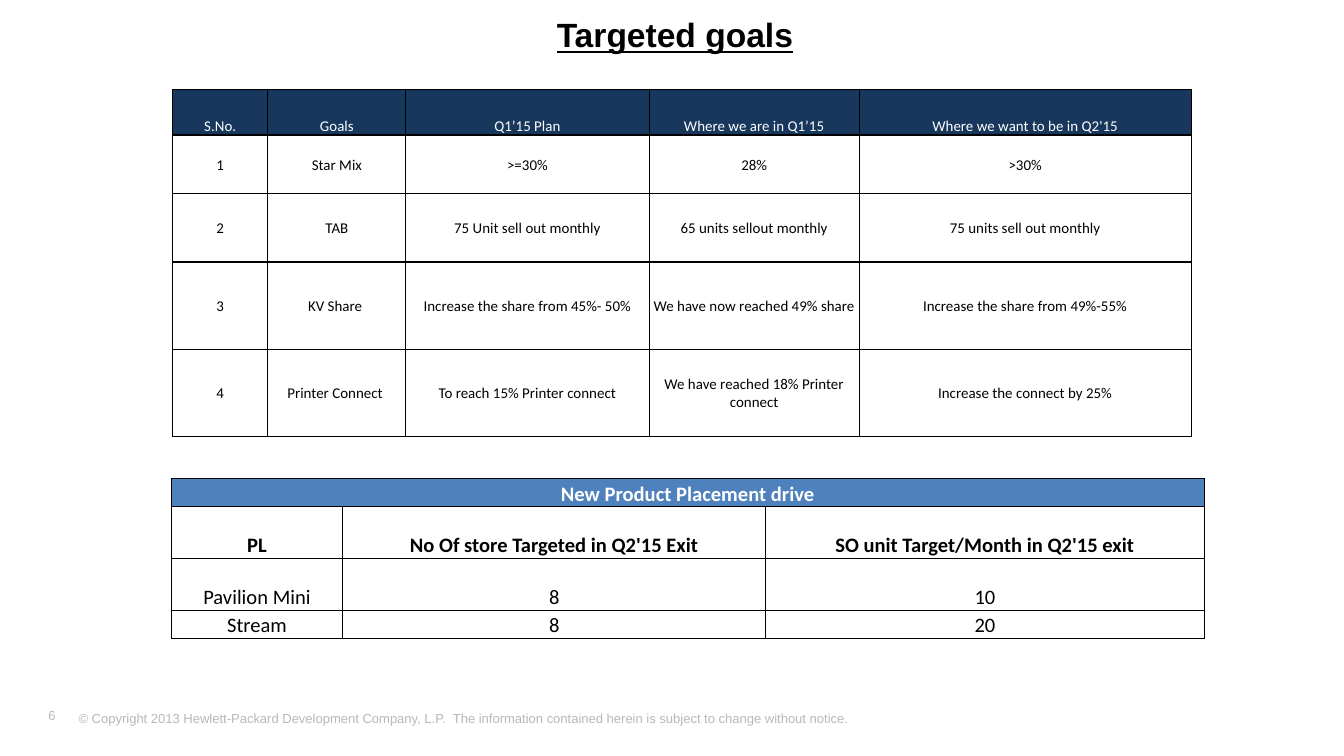
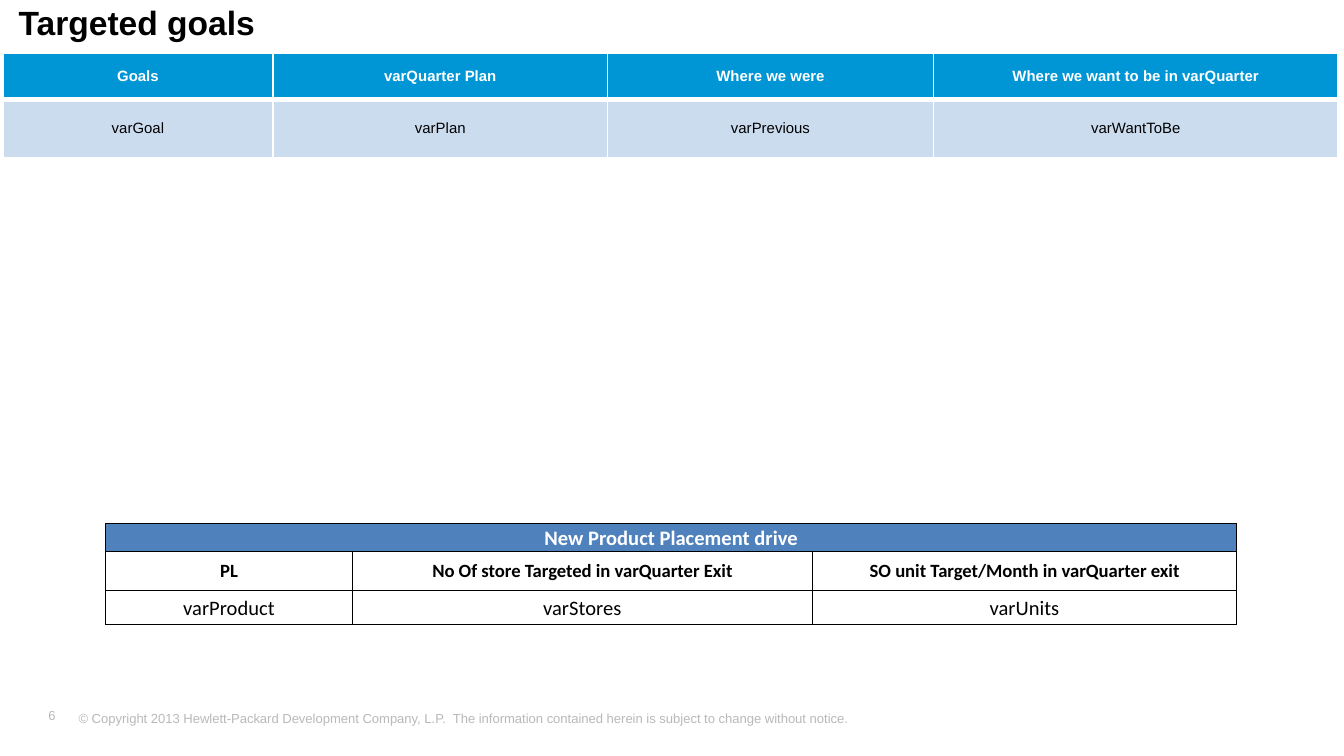
Before and after one commit to deveshs22/HPPortal, a slide deck: slide 6 of HPPortal.Web/PptBuilder/Templates/JBPlanTemplate.pptx. Drawn at 1344x756 pixels with LibreOffice and Linux fonts; fonts in the diff are those of the drawing; background and template pictures are left out. Boxes give left, top, right and bottom in pixels: in the first picture for what was removed or moved away, otherwise in the second. Text is boxed around its words. In the diff, an @@ line names an element or a change of style, - is before the commit and + after.

Commit message:
New slides added

```diff
--- a/HPPortal.Web/PptBuilder/Templates/JBPlanTemplate.pptx
+++ b/HPPortal.Web/PptBuilder/Templates/JBPlanTemplate.pptx
@@ title "Targeted goals": place and size @@
-title "Targeted goals" at [557,22,793,53]
+title "Targeted goals" at [19,10,255,41]
@@ title "Targeted goals" at [19,10,255,41]: underline off; alignment centre to left @@
@@ table at [3,54,1339,159] @@
-S.No. | Goals | Q1’15 Plan | Where we are in Q1’15 | Where we want to be in Q2'15
-1 | Star Mix | >=30% | 28% | >30%
-2 | TAB | 75 Unit sell out monthly | 65 units sellout monthly | 75 units sell out monthly
-3 | KV Share | Increase the share from 45%- 50% | We have now reached 49% share | Increase the share from 49%-55%
-4 | Printer Connect | To reach 15% Printer connect | We have reached 18% Printer connect | Increase the connect by 25%
+Goals | varQuarter Plan | Where we were | Where we want to be in varQuarter
+varGoal | varPlan | varPrevious | varWantToBe
@@ table: place and size @@
-table at [172,89,1192,437]
+table at [3,54,1339,159]
@@ table at [106,523,1236,625] @@
-row 2: PL | No Of store Targeted in Q2'15 Exit | SO unit Target/Month in Q2'15 exit
-row 3: Pavilion Mini | 8 | 10
-row 4: Stream | 8 | 20
+row 2: PL | No Of store Targeted in varQuarter Exit | SO unit Target/Month in varQuarter exit
+row 3: varProduct | varStores | varUnits
@@ table: place and size @@
-table at [171,478,1204,638]
+table at [106,523,1236,625]
```
Also in this commit, not shown: 1 other slide changed, 12 other files.
